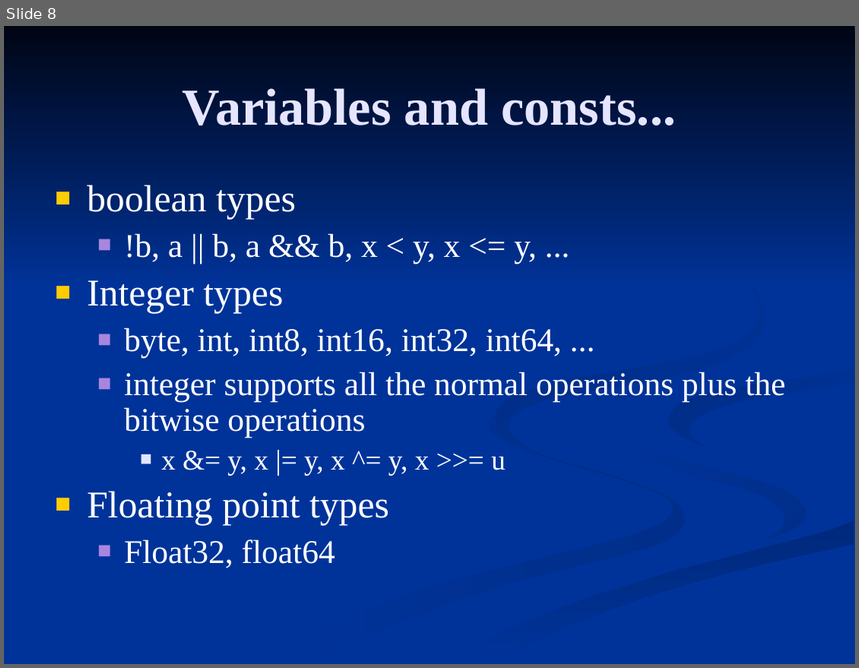
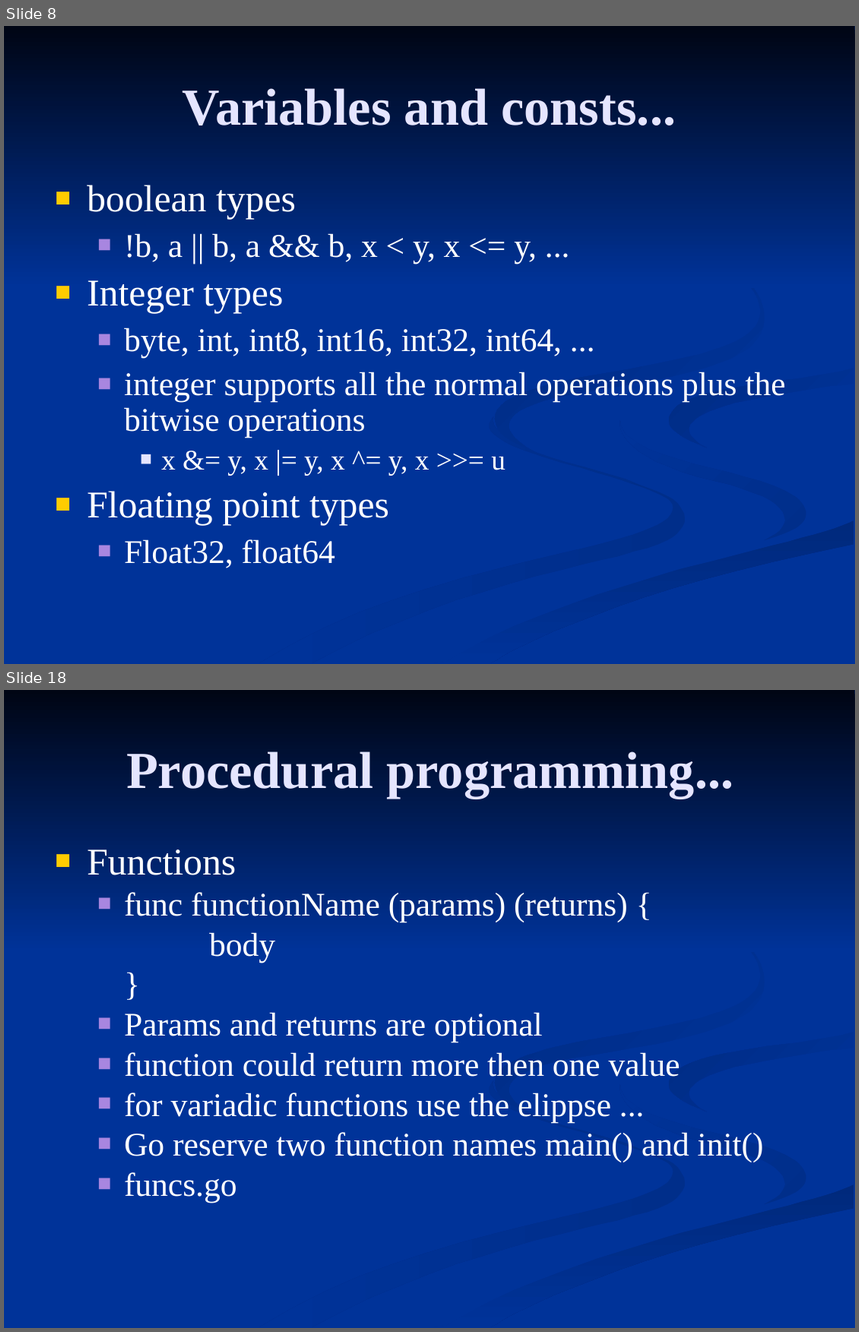
Before and after one commit to FrancoMelandri/GoLang, a slide deck: golang.ppt. Shown one above the other, each under a label of ours: slide 8 before the commit, slides 8 and 18 after it; the slides between them are not shown. The pictures are 859x668 and 859x1332 pixels, drawn with LibreOffice and Linux fonts; fonts in the diff are those of the drawing. Boxes give left, top, right and bottom in pixels: in the first picture for what was removed or moved away, otherwise in the second. Text is boxed around its words. In the diff, an @@ line names an element or a change of style, - is before the commit and + after.

```diff
--- a/golang.ppt
+++ b/golang.ppt
@@ slide 18 added at [4,690,855,1328], background #003399; not listed: 7 template elements that a slide beside it also shows @@
@@ title added at [126,752,734,798], 44 pt, text #E5E5FF, bold @@
+Procedural programming...
@@ text added at [87,850,764,1203], 28 pt, text #FFFFFF @@
+■ Functions
+  ■ func functionName (params) (returns) {
+  body
+  }
+  ■ Params and returns are optional
+  ■ function could return more then one value
+  ■ for variadic functions use the elippse ...
+  ■ Go reserve two function names main() and init()
+  ■ funcs.go
```
Also in this commit, not shown: 1 slide changed, 12 other slides added, 9 other files.
